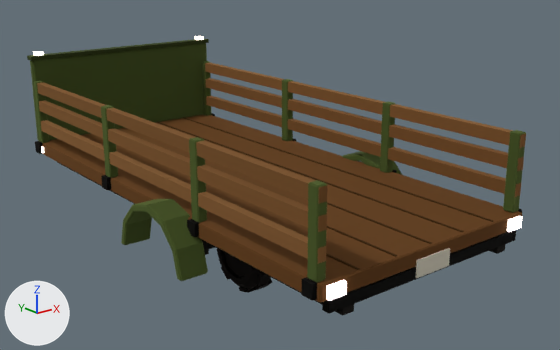
The glTF model assets/meshes/vehicles/RanchTrailer/RanchTrailer.glb, before and after one commit.
Rendered twice from a 50 mm camera at (-16.2, -22.4, 11.7) aimed at (1.6, -0.1, 2.7). Lighting does not change. The marker at lower left points along +X, +Y and +Z. The older version comes first. Vertices at exactly the same position are counted once.

Objects in the first picture: 'Bed', 'Body', 'Lights', 'Wheel'.
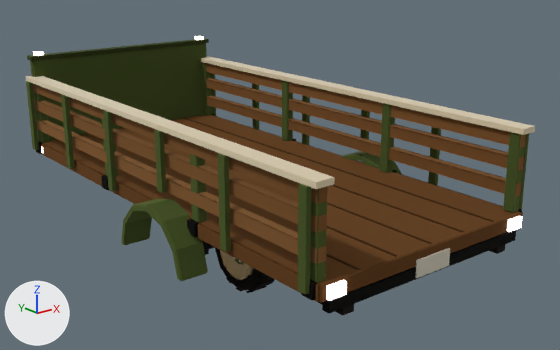
What changed in the scene script:
```text
Change me_bed:
    used by ob_bed; location = (0.0, 0.0, 0.0)
    remove me_bed.from_pydata(...)  # 440 vertices, 740 faces; spans x -4.4..4.4, y -9.1..9.2, z 2.7..6.8
    add me_bed.from_pydata(...)  # 616 vertices, 908 faces; spans x -4.6..4.6, y -9.1..9.2, z 2.7..6.8
    me_bed part 1: a new loose piece, a box spanning x -4.58..-4.42, y -8.85..-8.55, z 2.93..5.77, in mat_vc_paint
    me_bed part 2: a new loose piece, a box spanning x -4.58..-4.42, y -5.36..-5.06, z 2.93..5.77, in mat_vc_paint
    me_bed part 3: a new loose piece, a box spanning x -4.58..-4.42, y -1.86..-1.56, z 3.79..5.77, in mat_vc_paint
    me_bed part 4: a new loose piece, a box spanning x -4.58..-4.42, y 1.63..1.93, z 2.93..5.77, in mat_vc_paint
    me_bed part 5: a new loose piece, a box spanning x -4.58..-4.42, y 5.13..5.43, z 2.93..5.77, in mat_vc_paint
    me_bed part 6: a new loose piece, a box spanning x -4.58..-4.42, y 8.62..8.92, z 2.93..5.77, in mat_vc_paint
    me_bed part 7: a new loose piece, a box spanning x -4.49..-3.89, y -9.1..9.17, z 5.77..5.95, in mat_vc_paint
    me_bed part 8: a new loose piece, a box spanning x 4.42..4.58, y -8.85..-8.55, z 2.93..5.77, in mat_vc_paint
    me_bed part 9: a new loose piece, a box spanning x 4.42..4.58, y -5.36..-5.06, z 2.93..5.77, in mat_vc_paint
    me_bed part 10: a new loose piece, a box spanning x 4.42..4.58, y -1.86..-1.56, z 3.79..5.77, in mat_vc_paint
    me_bed part 11: a new loose piece, a box spanning x 4.42..4.58, y 1.63..1.93, z 2.93..5.77, in mat_vc_paint
    me_bed part 12: a new loose piece, a box spanning x 4.42..4.58, y 5.13..5.43, z 2.93..5.77, in mat_vc_paint
    me_bed part 13: a new loose piece, a box spanning x 4.42..4.58, y 8.62..8.92, z 2.93..5.77, in mat_vc_paint
    me_bed part 14: a new loose piece, a box spanning x 3.89..4.49, y -9.1..9.17, z 5.77..5.95, in mat_vc_paint
    me_bed part 15: 32 vertices added at x -4.3..-4.0, y -9.1..9.1, z 2.7..5.7
    me_bed part 16: 32 vertices added at x 4.0..4.3, y -9.1..9.1, z 2.7..5.7
Change me_wheel:
    used by ob_wheel; location = (0.0, 0.0, 0.0)
    remove me_wheel.from_pydata(...)  # 318 vertices, 496 faces; spans x -0.55..0.56, y -1.53..1.53, z -1.56..1.56
    add me_wheel.from_pydata(...)  # 744 vertices, 1308 faces; spans x -0.55..0.55, y -1.56..1.56, z -1.56..1.56
    me_wheel part 17: the loose piece of 84 vertices spanning x -0.55..0.55, y -1.4..1.4, z -1.44..1.44 is rebuilt with 192 vertices and now spans x -0.55..0.55, y -1.56..1.56, z -1.56..1.56
    me_wheel part 18: the loose piece of 14 vertices spanning x -0.42..-0.35, y -0.89..0.98, z -0.96..0.96 is rebuilt with 32 vertices and now spans x -0.49..-0.28, y -0.95..0.95, z -0.95..0.95
    me_wheel part 19: 10 loose pieces with 98 vertices, spanning x -0.38..0.56, y -0.63..0.63, z -1.56..1.56, are deleted
    me_wheel part 20: 80 vertices removed from x -0.38..0.38, y -1.53..1.53, z -1.38..1.38; 224 vertices added at x -0.55..0.55, y -1.56..1.56, z -1.47..1.47
    other edits to the shape of me_wheel do not show in these pictures
```

Boxes (x1, y1, x2, y2) around the edits, measured in the pictures (560 x 350 px):
'Bed', reshaped
    before: (27, 39, 526, 303)
    after: (25, 39, 535, 303)
'Wheel', reshaped
    before: (215, 247, 272, 293)
    after: (215, 247, 275, 293)
part 1 of me_bed, added (green)
    after: (298, 184, 311, 294)
part 2 of me_bed, added (green)
    after: (218, 154, 231, 252)
part 3 of me_bed, added (green)
    after: (154, 130, 167, 193)
part 4 of me_bed, added (green)
    after: (103, 111, 117, 191)
part 5 of me_bed, added (green)
    after: (61, 95, 74, 169)
part 6 of me_bed, added (green)
    after: (26, 82, 39, 150)
part 7 of me_bed, added
    after: (25, 76, 335, 189)
part 8 of me_bed, added (mostly hidden)
    after: (519, 134, 529, 209)
part 9 of me_bed, added
    after: (428, 127, 441, 186)
part 10 of me_bed, added (mostly hidden)
    after: (360, 110, 370, 139)
part 11 of me_bed, added (mostly hidden)
    after: (302, 95, 310, 145)
part 12 of me_bed, added (mostly hidden)
    after: (252, 83, 259, 130)
part 13 of me_bed, added (mostly hidden)
    after: (210, 73, 216, 116)
part 14 of me_bed, added
    after: (201, 56, 535, 135)
part 15 of me_bed, added (brown)
    after: (33, 84, 322, 303)
part 16 of me_bed, added (brown)
    after: (206, 63, 527, 216)
part 17 of me_wheel, rebuilt
    before: (217, 248, 271, 289)
    after: (216, 248, 273, 290)
part 18 of me_wheel, rebuilt
    before: (224, 252, 249, 278)
    after: (222, 251, 249, 277)
part 19 of me_wheel, deleted (mostly hidden)
    before: (235, 276, 254, 293)
part 20 of me_wheel, built on
    before: (215, 247, 272, 290)
    after: (215, 247, 275, 293)
